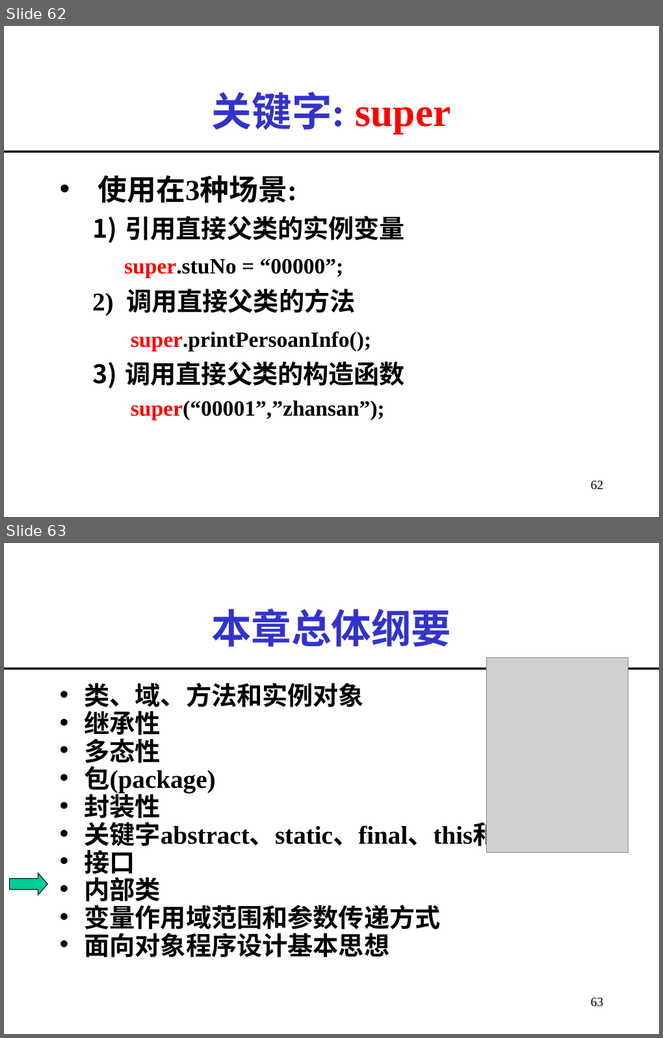
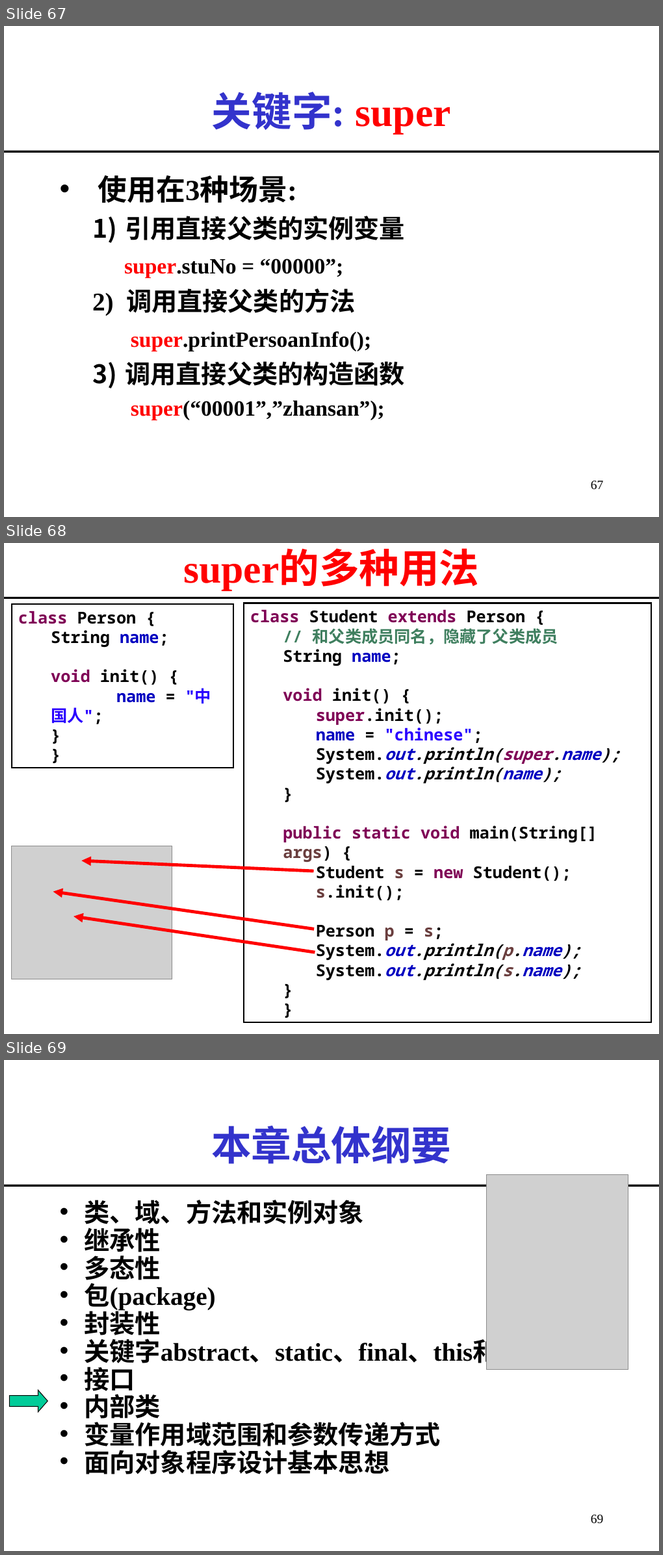
Before and after one commit to imwyw/Java, a slide deck: PPT/javaCh03_面向对象程序设计.ppt. Shown one above the other, each under a label of ours: slides 62 and 63 before the commit, slides 67, 68 and 69 after it. The pictures are 663x1038 and 663x1555 pixels, drawn with LibreOffice and Linux fonts; fonts in the diff are those of the drawing; grey boxes stand for pictures. Boxes give left, top, right and bottom in pixels: in the first picture for what was removed or moved away, otherwise in the second. Text is boxed around its words. In the diff, an @@ line names an element or a change of style, - is before the commit and + after.

```diff
--- a/PPT/javaCh03_面向对象程序设计.ppt
+++ b/PPT/javaCh03_面向对象程序设计.ppt
@@ slide 68 added at [4,543,659,1034], background #FFFFFF @@
@@ title added at [183,551,479,590], 44 pt, text #FF0000, bold @@
+super的多种用法
@@ line added from (4, 598) to (659, 598), #000000 2.24 pt @@
@@ rectangle added at [12,604,234,768], fill #FFFFFF, outline #000000 1.5 pt, 18 pt, text #000000, bold @@
+class Person {
+  String name;
+  void init() {
+  name = "中国人";
+  }
+}
@@ rectangle added at [244,603,651,1023], fill #FFFFFF, outline #000000 1.5 pt, 18 pt, text #000000, bold @@
+class Student extends Person {
+  // 和父类成员同名，隐藏了父类成员
+  String name;
+  void init() {
+    super.init();
+    name = "chinese";
+    System.out.println(super.name);
+    System.out.println(name);
+  }
+  public static void main(String[] args) {
+    Student s = new Student();
+    s.init();
+    Person p = s;
+    System.out.println(p.name);
+    System.out.println(s.name);
+  }
+}
@@ picture added at [12,847,172,979] @@
@@ arrow added from (314, 871) to (81, 861), #FF0000 3.49 pt @@
@@ arrow added from (314, 930) to (53, 891), #FF0000 3.49 pt @@
@@ arrow added from (315, 953) to (74, 917), #FF0000 3.49 pt @@
@@ what was slide 62 is now slide 67 @@
@@ page number at [591,481,604,490]: text changed @@
-62
+67
@@ what was slide 63 is now slide 69 @@
@@ page number at [591,1515,604,1524]: text changed @@
-63
+69
```
Also in this commit, not shown: 6 slides changed, 8 other slides added, 1 slide removed.
